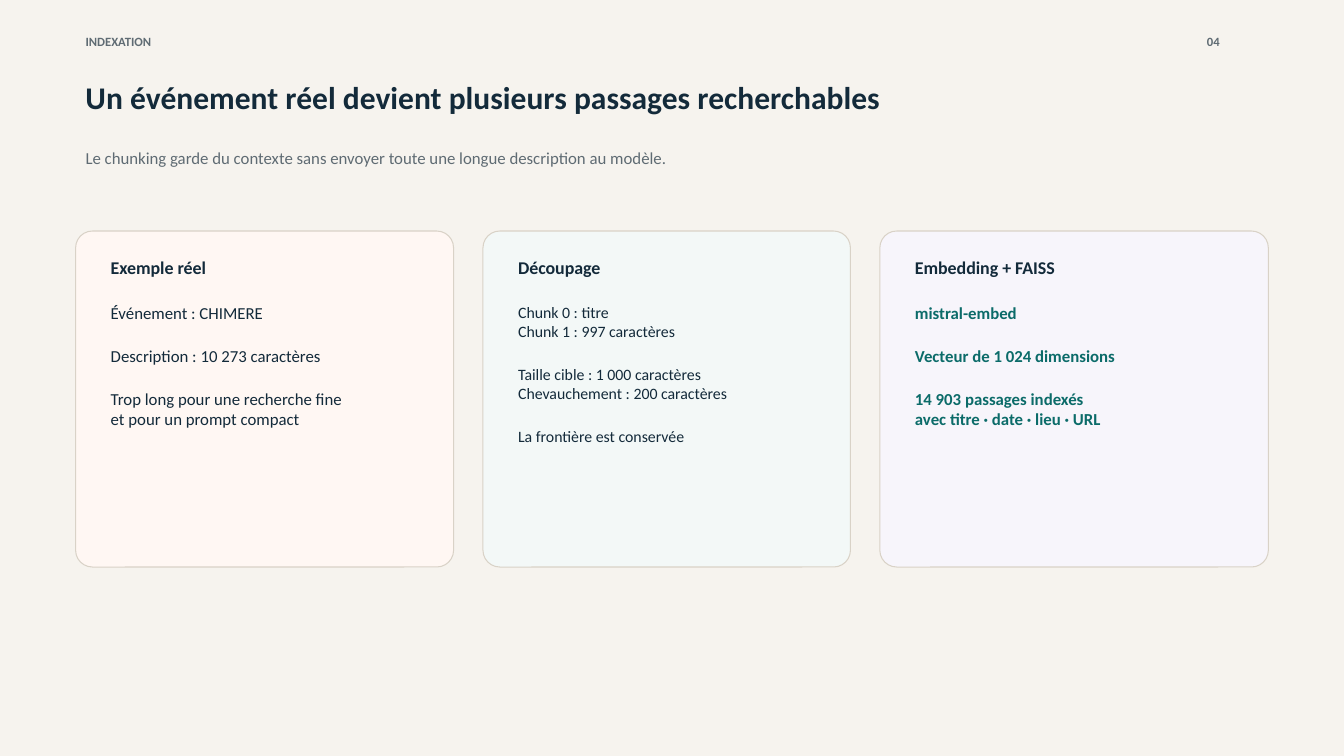
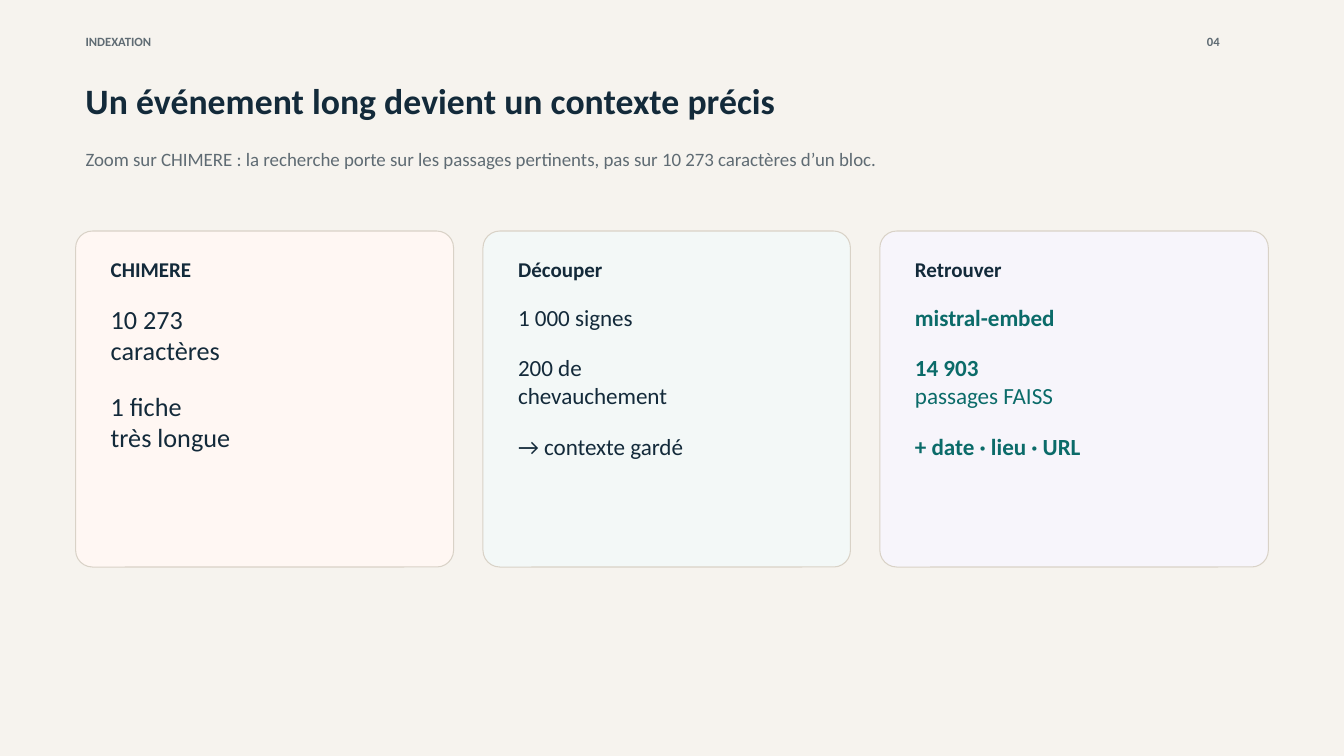
Before and after one commit to hgbe-GH/Projet7, a slide deck: slide 4 of outputs/openagenda-rag-soutenance.pptx. Drawn at 1344x756 pixels with LibreOffice and Linux fonts; fonts in the diff are those of the drawing. Boxes give left, top, right and bottom in pixels: in the first picture for what was removed or moved away, otherwise in the second. Text is boxed around its words. In the diff, an @@ line names an element or a change of style, - is before the commit and + after.

```diff
--- a/outputs/openagenda-rag-soutenance.pptx
+++ b/outputs/openagenda-rag-soutenance.pptx
@@ text at bbox=[85, 89, 775, 120]: text changed; size 22.5 to 25.5 pt @@
-Un événement réel devient plusieurs passages recherchables
+Un événement long devient un contexte précis
@@ text at bbox=[86, 153, 876, 169]: text changed; size 12 to 13.5 pt @@
-Le chunking garde du contexte sans envoyer toute une longue description au modèle.
+Zoom sur CHIMERE : la recherche porte sur les passages pertinents, pas sur 10 273 caractères d’un bloc.
@@ text at bbox=[111, 263, 191, 277]: text changed; size 12.8 to 15 pt @@
-Exemple réel
+CHIMERE
@@ text at bbox=[518, 262, 602, 281]: text changed; size 12.8 to 15 pt @@
-Découpage
+Découper
@@ text at bbox=[915, 263, 1002, 277]: text changed; size 12.8 to 15 pt @@
-Embedding + FAISS
+Retrouver
@@ text at bbox=[111, 312, 230, 452]: text changed; size 12 to 18.8 pt @@
-Événement : CHIMERE
-Description : 10 273 caractères
-Trop long pour une recherche fine
-et pour un prompt compact
+10 273
+caractères
+1 fiche
+très longue
@@ text at bbox=[518, 310, 683, 459]: text changed; size 11.2 to 16.5 pt @@
-Chunk 0 : titre
-Chunk 1 : 997 caractères
-Taille cible : 1 000 caractères
-Chevauchement : 200 caractères
-La frontière est conservée
+1 000 signes
+200 de
+chevauchement
+→ contexte gardé
@@ text at bbox=[915, 309, 1055, 326]: size 12 to 16.5 pt in "mistral-embed" @@
@@ text at bbox=[915, 361, 1081, 455]: text changed; size 12 to 16.5 pt @@
-Vecteur de 1 024 dimensions
-14 903 passages indexés
-avec titre · date · lieu · URL
+14 903
+passages FAISS
++ date · lieu · URL
```
Also in this commit, not shown: 11 other slides changed, 1 other file.
